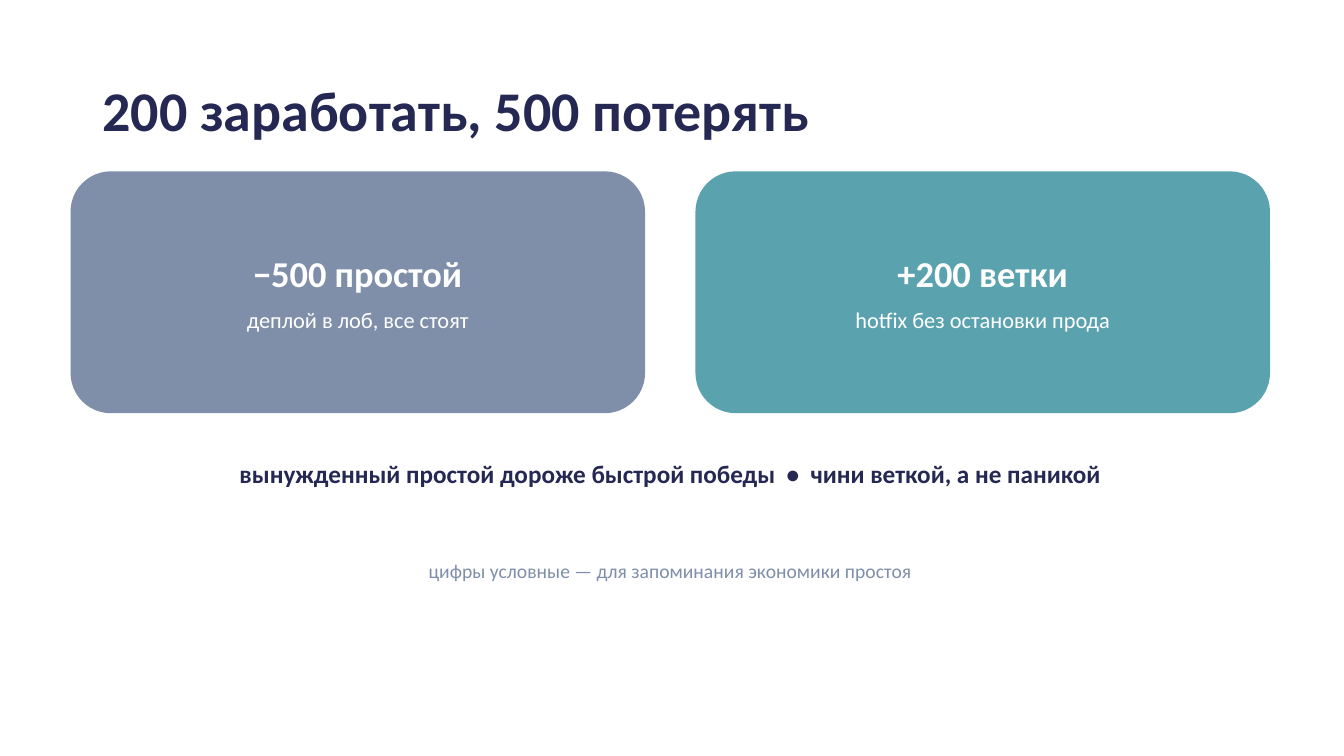
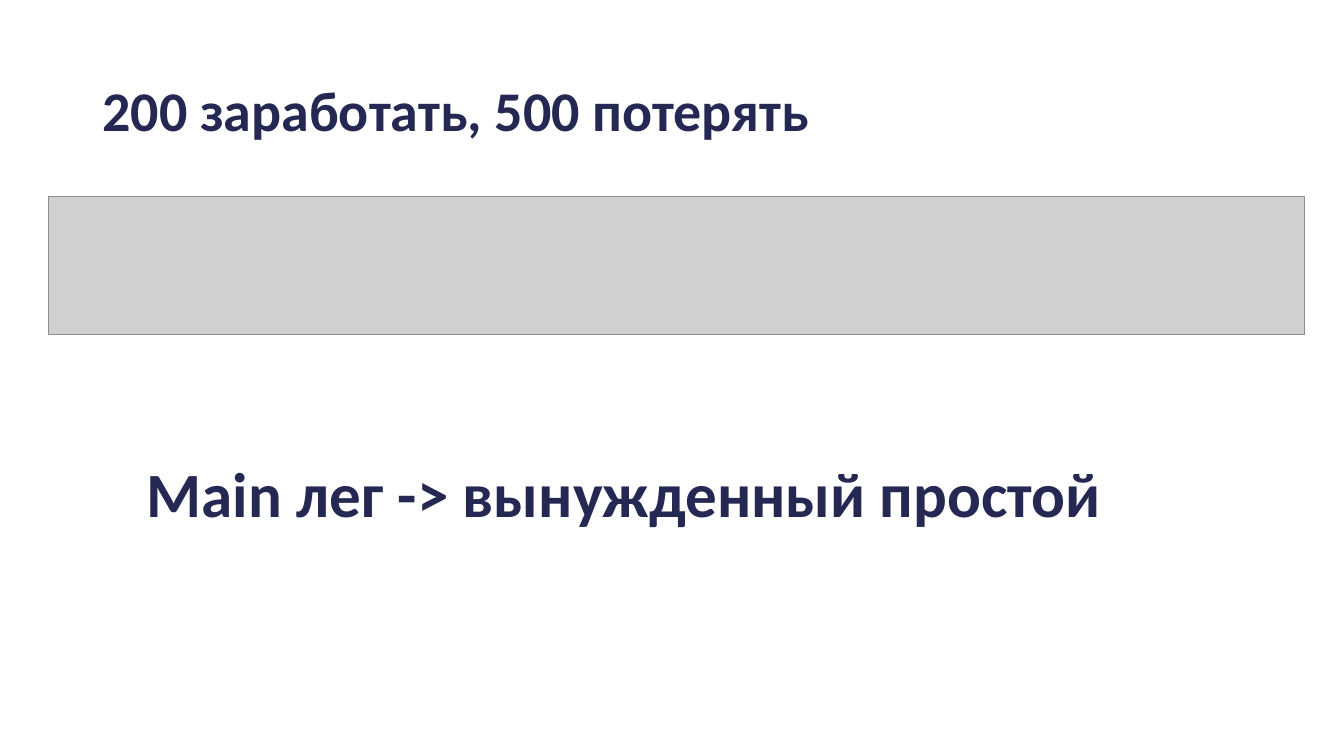
Before and after one commit to grrraaaa/github_doklad, a slide deck: slide 17 of Git_deploy_prezentatsiya.pptx (slide 10 before the commit). Drawn at 1344x756 pixels with LibreOffice and Linux fonts; fonts in the diff are those of the drawing; grey boxes stand for pictures; background and template pictures are left out. Boxes give left, top, right and bottom in pixels: in the first picture for what was removed or moved away, otherwise in the second. Text is boxed around its words. In the diff, an @@ line names an element or a change of style, - is before the commit and + after.

```diff
--- a/Git_deploy_prezentatsiya.pptx
+++ b/Git_deploy_prezentatsiya.pptx
@@ rounded rectangle removed at (71, 171, 645, 413) @@
-−500 простой
-деплой в лоб, все стоят
@@ rounded rectangle removed at (696, 171, 1270, 413) @@
-+200 ветки
-hotfix без остановки прода
@@ picture added at (48, 197, 1305, 335) @@
@@ text at (147, 472, 1101, 527): text changed; size 18 to 45 pt @@
-вынужденный простой дороже быстрой победы • чини веткой, а не паникой
+Main лег -> вынужденный простой
@@ text removed at (429, 565, 911, 581) @@
-цифры условные — для запоминания экономики простоя
```
Also in this commit, not shown: 3 other slides changed, 8 slides added, 1 slide removed.
